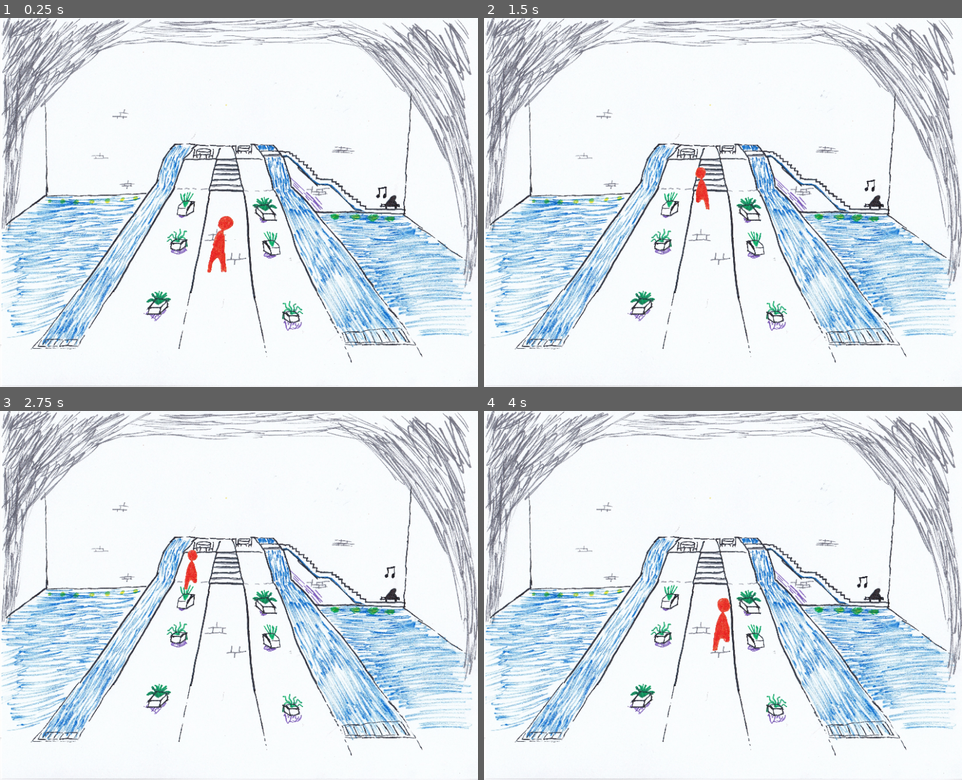
Above: before the commit, frames 1-4 (two rows, left to right).
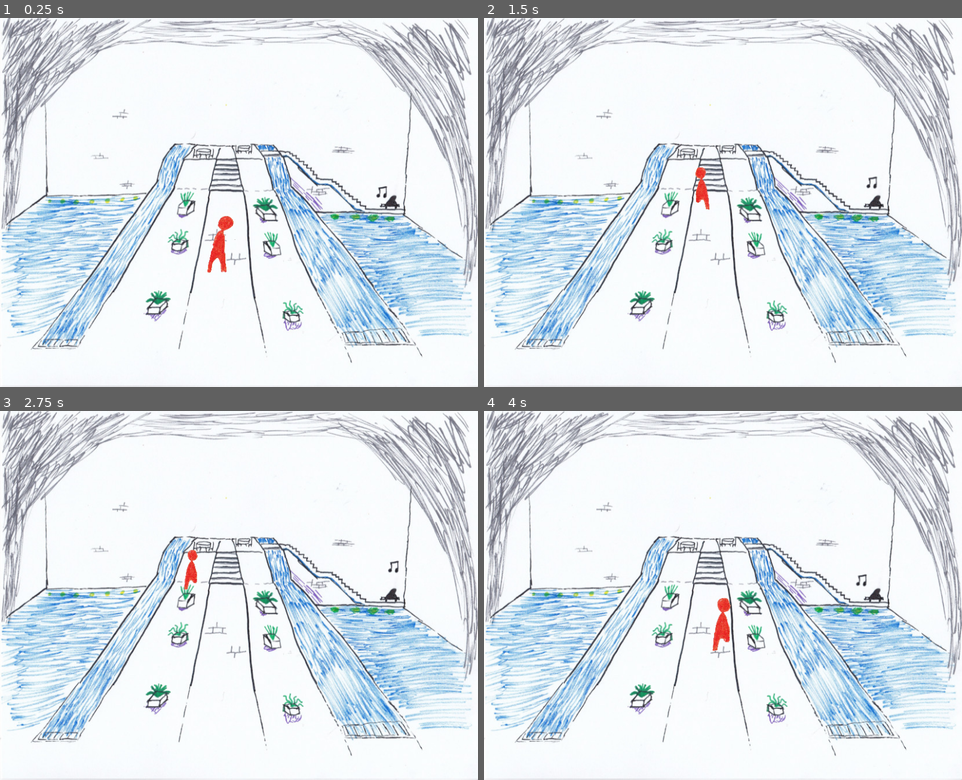
Above: after the commit, the same moments.

Repository: Swepedia/Flatgame
Game: Godot game, scene res://Entrance.tscn
Two runs of this game, one before a commit and one after it. Both use one fixed random seed, a clock stepped at 60 frames per second and the inputs below.
Inputs (mouse positions are in pixels of both pictures, inside the frame that each line leads up to):
- Up to frame 1 (0.25 s): no input
- Up to frame 2 (1.5 s): move the mouse to (708, 113) at 0.52 s; click (708, 113) at 0.67 s; move the mouse to (627, 220) at 1.27 s; click (627, 220) at 1.42 s
- Up to frame 3 (2.75 s): move the mouse to (286, 514) at 2.02 s; click (286, 514) at 2.17 s
- Up to frame 4 (4 s): move the mouse to (699, 669) at 2.77 s; click (699, 669) at 2.92 s; move the mouse to (866, 650) at 3.52 s; click (866, 650) at 3.67 s

The runs differ from the first frame. In frame 1, 4.5% of the frame differs, in the area x 0-100%, y 0-99%; in frame 2, 4.6%; in frame 3, 4.6%; in frame 4, 4.6%.

Commit message:
Downscale a lot of sprites
The web version was slowing down a lot because it had to unzip the huge
textures. It does look a little blury but that's ok

Diff:
--- a/Dining.tscn
+++ b/Dining.tscn
@@ -60,7 +60,6 @@
 
 [node name="Background" type="Sprite" parent="."]
 position = Vector2( 412.5, 318.75 )
-scale = Vector2( 0.25, 0.25 )
 texture = ExtResource( 1 )
 
 [node name="Navigation2D" type="Navigation2D" parent="."]
--- a/Entrance.tscn
+++ b/Entrance.tscn
@@ -40,7 +40,7 @@
 flag_disable_z = true
 direction = Vector3( 1, -4, 0 )
 gravity = Vector3( 0, 0, 0 )
-initial_velocity = 80.0
+initial_velocity = 15.0
 orbit_velocity = 0.0
 orbit_velocity_random = 0.0
 
@@ -49,34 +49,33 @@
 
 [node name="Background" type="Sprite" parent="."]
 position = Vector2( 412.5, 318.76 )
-scale = Vector2( 0.25, 0.25 )
 texture = ExtResource( 1 )
 
 [node name="plant1" type="Sprite" parent="Background"]
-position = Vector2( -413.51, 259.872 )
+position = Vector2( -94.9651, 66.3048 )
 texture = ExtResource( 2 )
 offset = Vector2( -8.69788, -0.458374 )
 
 [node name="plant2" type="Sprite" parent="Background"]
-position = Vector2( -366.865, 10.8022 )
+position = Vector2( -91.1765, 1.81233 )
 texture = ExtResource( 4 )
 
 [node name="plant3" type="Sprite" parent="Background"]
-position = Vector2( -553.258, 692.733 )
+position = Vector2( -139.131, 172.844 )
 texture = ExtResource( 3 )
 
 [node name="plant4" type="Sprite" parent="Background"]
-position = Vector2( 365.433, 758.199 )
+position = Vector2( 92.1466, 188.866 )
 texture = ExtResource( 2 )
 flip_h = true
 
 [node name="plant5" type="Sprite" parent="Background"]
-position = Vector2( 224.594, 282.808 )
+position = Vector2( 57.0927, 71.5939 )
 texture = ExtResource( 4 )
 flip_h = true
 
 [node name="plant6" type="Sprite" parent="Background"]
-position = Vector2( 177.21, 44.5537 )
+position = Vector2( 45.3589, 11.5909 )
 texture = ExtResource( 3 )
 flip_h = true
 
@@ -106,7 +105,6 @@
 
 [node name="Particles2D" type="Particles2D" parent="."]
 position = Vector2( 657.634, 302.965 )
-scale = Vector2( 0.135625, 0.135625 )
 amount = 1
 lifetime = 3.0
 speed_scale = 0.0
--- a/Piano.tscn
+++ b/Piano.tscn
@@ -31,52 +31,51 @@
 "speed": 5.0
 } ]
 
-[sub_resource type="ParticlesMaterial" id=5]
-flag_disable_z = true
-direction = Vector3( 1, -4, 0 )
-gravity = Vector3( 0, 0, 0 )
-initial_velocity = 80.0
-orbit_velocity = 0.0
-orbit_velocity_random = 0.0
-
 [sub_resource type="NavigationPolygon" id=6]
 vertices = PoolVector2Array( 486.857, 233.953, 484.079, 229.984, 500.35, 231.572, 498.365, 233.556, 631.876, 328, 654.126, 329.25, 653.534, 330.387, 630.913, 329.197, 546.781, 278.797, 549.5, 276.75, 572.576, 280.781, 574.561, 277.606 )
 polygons = [ PoolIntArray( 0, 1, 2, 3 ), PoolIntArray( 4, 5, 6, 7 ), PoolIntArray( 8, 3, 2, 9 ), PoolIntArray( 10, 8, 9, 11 ), PoolIntArray( 10, 11, 4, 7 ) ]
 outlines = [ PoolVector2Array( 484.079, 229.984, 500.35, 231.572, 549.5, 276.75, 574.561, 277.606, 631.876, 328, 654.126, 329.25, 653.534, 330.387, 630.913, 329.197, 572.576, 280.781, 546.781, 278.797, 498.365, 233.556, 486.857, 233.953 ) ]
+
+[sub_resource type="ParticlesMaterial" id=7]
+flag_disable_z = true
+direction = Vector3( 1, -4, 0 )
+gravity = Vector3( 0, 0, 0 )
+initial_velocity = 15.0
+orbit_velocity = 0.0
+orbit_velocity_random = 0.0
 
 [node name="Piano" type="Node2D"]
 script = ExtResource( 11 )
 
 [node name="Background" type="Sprite" parent="."]
 position = Vector2( 412.5, 318.76 )
-scale = Vector2( 0.25, 0.25 )
 texture = ExtResource( 9 )
 
 [node name="plant1" type="Sprite" parent="Background"]
-position = Vector2( -413.51, 259.872 )
+position = Vector2( -94.9651, 66.3048 )
 texture = ExtResource( 5 )
 offset = Vector2( -8.69788, -0.458374 )
 
 [node name="plant2" type="Sprite" parent="Background"]
-position = Vector2( -366.865, 10.8022 )
+position = Vector2( -91.1765, 1.81233 )
 texture = ExtResource( 2 )
 
 [node name="plant3" type="Sprite" parent="Background"]
-position = Vector2( -553.258, 692.733 )
+position = Vector2( -139.131, 172.844 )
 texture = ExtResource( 6 )
 
 [node name="plant4" type="Sprite" parent="Background"]
-position = Vector2( 365.433, 758.199 )
+position = Vector2( 92.1466, 188.866 )
 texture = ExtResource( 5 )
 flip_h = true
 
 [node name="plant5" type="Sprite" parent="Background"]
-position = Vector2( 224.594, 282.808 )
+position = Vector2( 57.0927, 71.5939 )
 texture = ExtResource( 2 )
 flip_h = true
 
 [node name="plant6" type="Sprite" parent="Background"]
-position = Vector2( 177.21, 44.5537 )
+position = Vector2( 45.3589, 11.5909 )
 texture = ExtResource( 6 )
 flip_h = true
 
@@ -99,21 +98,20 @@
 scale = Vector2( 0.175448, 0.175448 )
 frames = SubResource( 4 )
 
+[node name="Navigation2D" type="Navigation2D" parent="."]
+
+[node name="NavigationPolygonInstance" type="NavigationPolygonInstance" parent="Navigation2D"]
+navpoly = SubResource( 6 )
+
 [node name="Particles2D" type="Particles2D" parent="."]
 position = Vector2( 657.634, 302.965 )
-scale = Vector2( 0.135625, 0.135625 )
 amount = 1
 lifetime = 3.0
 speed_scale = 0.0
 randomness = 0.56
 fixed_fps = 10
-process_material = SubResource( 5 )
+process_material = SubResource( 7 )
 texture = ExtResource( 3 )
-
-[node name="Navigation2D" type="Navigation2D" parent="."]
-
-[node name="NavigationPolygonInstance" type="NavigationPolygonInstance" parent="Navigation2D"]
-navpoly = SubResource( 6 )
 
 [node name="SmallPlayer" parent="." instance=ExtResource( 12 )]
 position = Vector2( 512.138, 243.2 )
Binary file changed: graphics/level_dining.jpg
Binary file changed: graphics/level_entrance.jpg
Binary file changed: graphics/note_1.png
Binary file changed: graphics/plant_1.png
Binary file changed: graphics/plant_2.png
Binary file changed: graphics/plant_3.png
